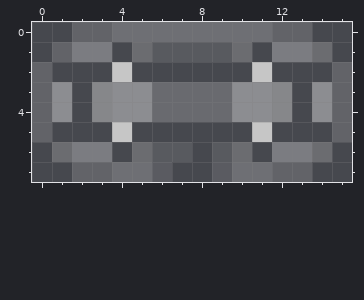
Pixel-art sprite -- assets/sprites/explosion.png. The picture above was drawn from the file before the commit.
The file is 16x8 pixels. Pixels under 10% opacity are left out.
Once edited:
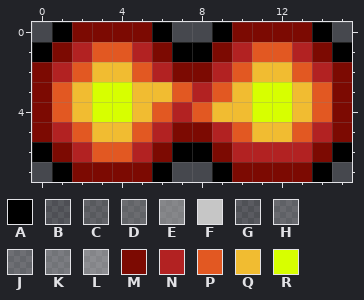
Palette (. is transparent): A #000000  B #c6c6c624  C #c6c6c637  D #c6c6c649  E #c6c6c67f  F #c6c6c6  G #ffffff1b  H #ffffff30  J #ffffff37  K #ffffff49  L #ffffff60  M #7c0a02  N #b22222  P #e25822  Q #f1bc31  R #d7ff00
What changed:
Changed rows in their new state; - is an unchanged pixel.
first column x 0:
0 -AMMMMA..AMMMMA-
1 AMNPPNMAAMNPPNMA
2 MNPQQPNMMNPQQPNM
3 MPQRRQQPNPQRRQPM
4 MPQRRQPNPQQRRQPM
5 MNPQQPNMMNPQQPNM
6 AMNPPNMAAMNNNNMA
7 -AMMMMA--AMMMMA-
Where, in picture pixels (left, top, right, bottom), the same in both pictures:
changed: (32, 22, 352, 182)
